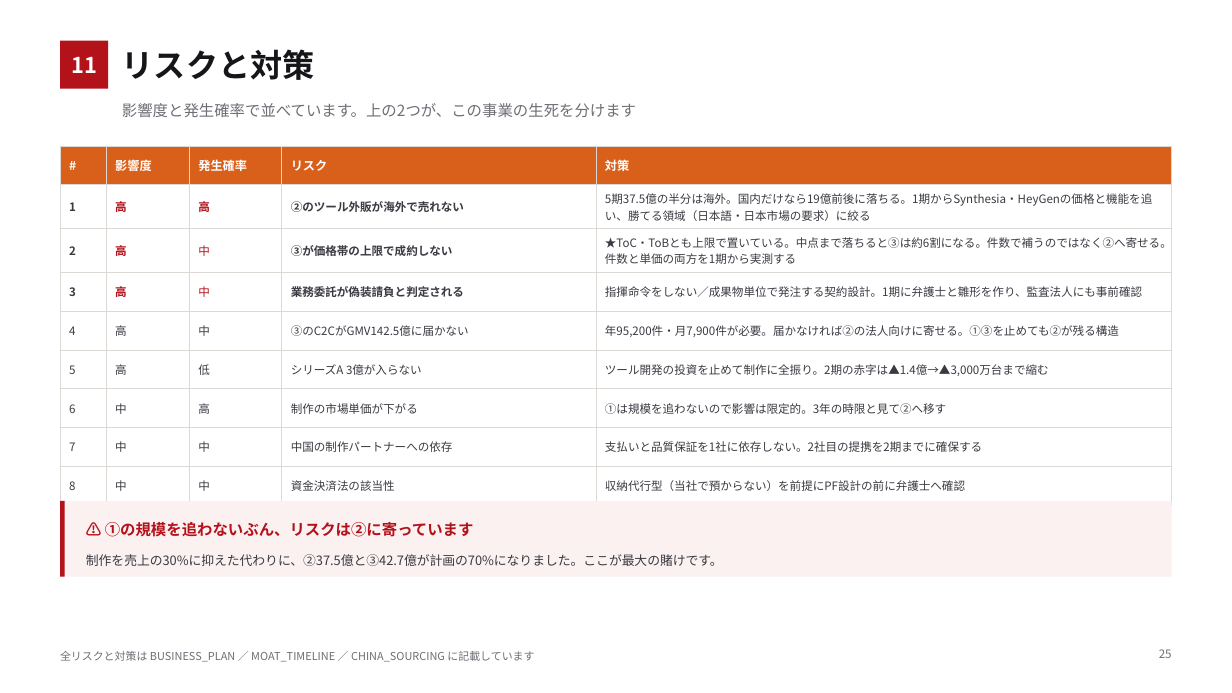
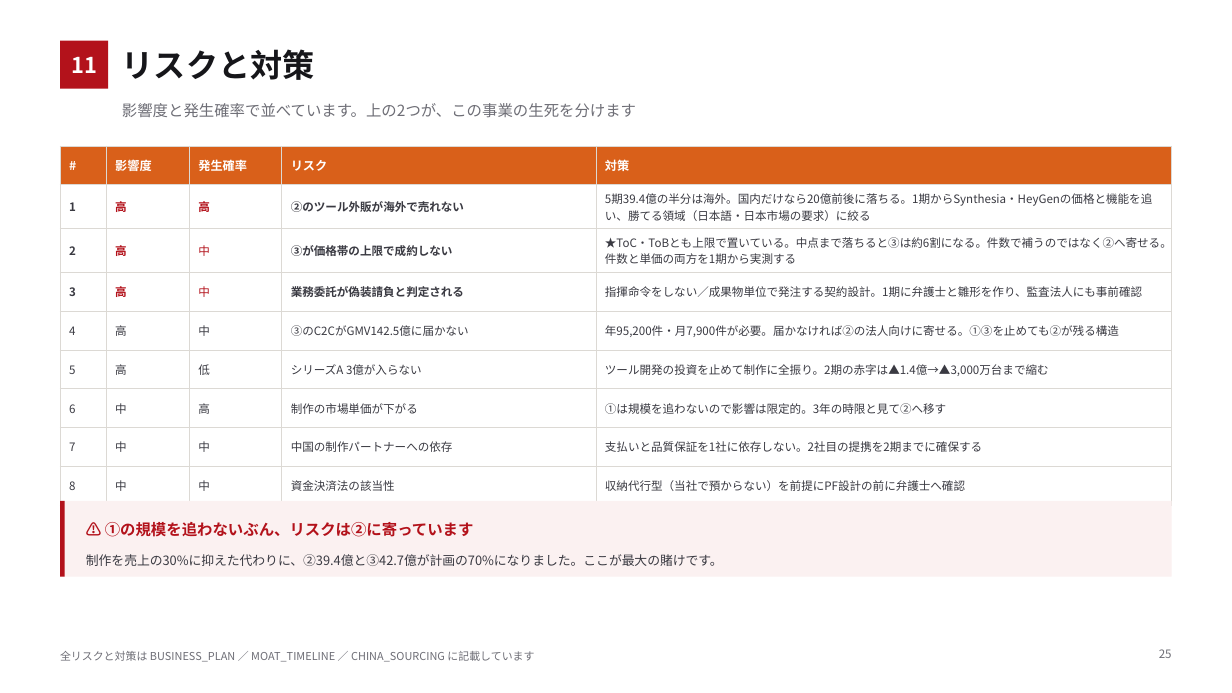
Before and after one commit to bpn333333/test, a slide deck: slide 26 of 投資家向け企画書 Ver0.8.pptx. Drawn at 1232x693 pixels with LibreOffice and Linux fonts; fonts in the diff are those of the drawing. Boxes give left, top, right and bottom in pixels: in the first picture for what was removed or moved away, otherwise in the second. Text is boxed around its words. In the diff, an @@ line names an element or a change of style, - is before the commit and + after.

```diff
--- a/投資家向け企画書 Ver0.8.pptx
+++ b/投資家向け企画書 Ver0.8.pptx
@@ table at box(60, 146, 1172, 495) @@
-row 2, column 5: 5期37.5億の半分は海外。国内だけなら19億前後に落ちる。1期からSynthesia・HeyGenの価格と機能を追い、勝てる領域（日本語・日本市場の要求）に絞る
+row 2, column 5: 5期39.4億の半分は海外。国内だけなら20億前後に落ちる。1期からSynthesia・HeyGenの価格と機能を追い、勝てる領域（日本語・日本市場の要求）に絞る
@@ text at box(86, 554, 723, 566): text changed @@
-制作を売上の30%に抑えた代わりに、②37.5億と③42.7億が計画の70%になりました。ここが最大の賭けです。
+制作を売上の30%に抑えた代わりに、②39.4億と③42.7億が計画の70%になりました。ここが最大の賭けです。
```
Also in this commit, not shown: 10 other slides changed, 10 other files.
